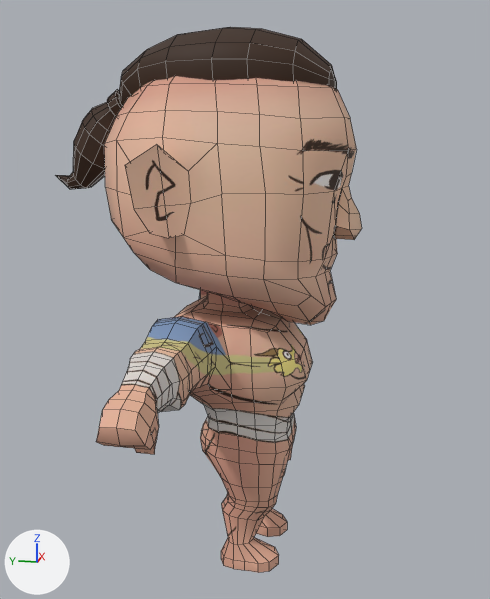
What one commit did to the FBX model Assets/Art/Character/02/samurai default.fbx.
Camera for both pictures: a camera (50 mm lens) standing at (-2.155, -0.441, 1.449) and looking at (0.006, -0.009, 0.909). Lighting does not change. The marker at lower left points along +X, +Y and +Z. The first picture is the older version. Mesh edges are drawn as thin lines. Where no turn or scale is listed for an object, it has been applied to the vertices.

Names of what the first picture shows: 'samurai'.
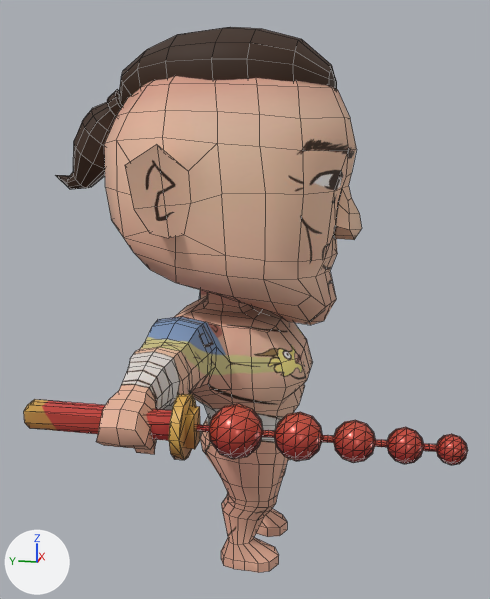
Where the change shows, as pixel boxes (x1, y1, x2, y2) in the pictures (490 x 599 px):
'sword', added (red)
    after: (24, 394, 468, 465)

Diff of the bpy script that builds the scene:
```diff
--- a/Assets/Art/Character/02/samurai default.fbx.py
+++ b/Assets/Art/Character/02/samurai default.fbx.py
@@ img_samurai_weapon_01___default_basecolor_png @@
+img_samurai_weapon_01___default_basecolor_png = load_image('samurai weapon_01 - Default_BaseColor.png', 'samurai_weapon_01_-_Default_BaseColor.png', 1024, 1024, 'sRGB')
@@ img_samurai_weapon_01___default_roughness_png @@
+img_samurai_weapon_01___default_roughness_png = load_image('samurai weapon_01 - Default_Roughness.png', 'samurai_weapon_01_-_Default_Roughness.png', 1024, 1024, 'Non-Color')
@@ img_samurai_weapon_01___default_metallic_png @@
+img_samurai_weapon_01___default_metallic_png = load_image('samurai weapon_01 - Default_Metallic.png', 'samurai_weapon_01_-_Default_Metallic.png', 1024, 1024, 'Non-Color')
@@ mat_01___default @@
+mat_01___default = bpy.data.materials.new('01 - Default')
+# uses the picture img_samurai_weapon_01___default_basecolor_png
+# uses the picture img_samurai_weapon_01___default_metallic_png
+# uses the picture img_samurai_weapon_01___default_roughness_png
@@ me_mesh_001 @@
+me_mesh_001.from_pydata(...)  # 484 vertices, 846 faces; spans x -0.076..0.076, y -0.653..0.383, z -0.076..0.076
+me_mesh_001.materials.append(mat_01___default)
@@ ob_sword @@
+ob_sword = bpy.data.objects.new('sword', me_mesh_001)
+ob_sword.location = (-0.73, 0.004, 0.778)
```
